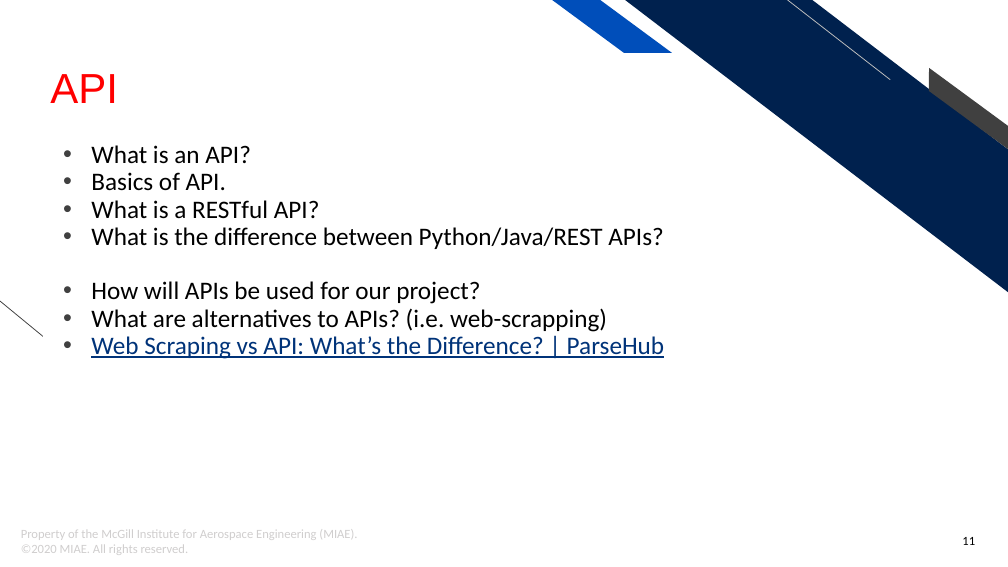
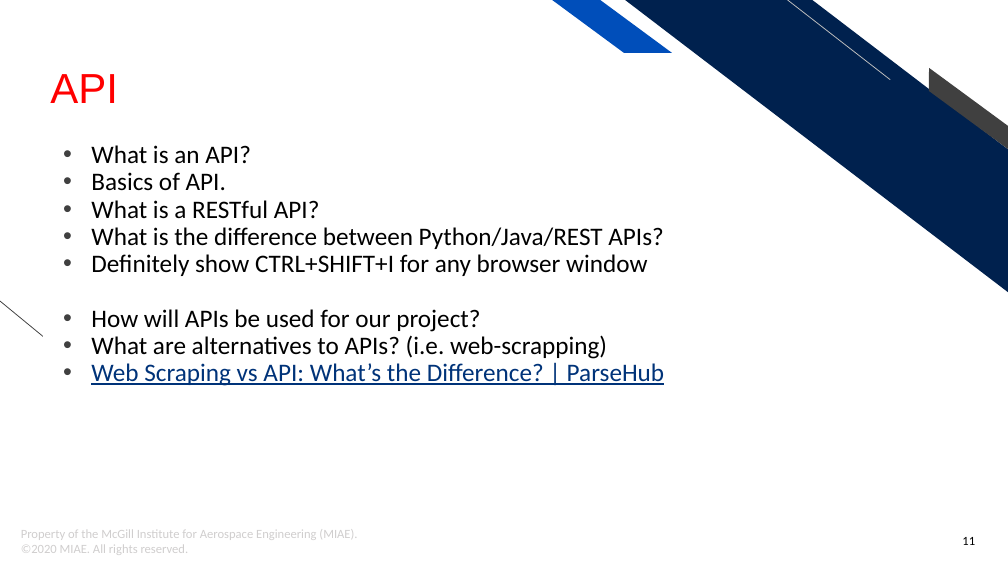
Before and after one commit to mowglu/MIAE-Python, a slide deck: slide 11 of Python Tutorial - MIAE.pptx. Drawn at 1008x567 pixels with LibreOffice and Linux fonts; fonts in the diff are those of the drawing; background and template pictures are left out. Boxes give left, top, right and bottom in pixels: in the first picture for what was removed or moved away, otherwise in the second. Text is boxed around its words. In the diff, an @@ line names an element or a change of style, - is before the commit and + after.

```diff
--- a/Python Tutorial - MIAE.pptx
+++ b/Python Tutorial - MIAE.pptx
@@ text at box(91, 254, 647, 276): paragraph added @@
+• Definitely show CTRL+SHIFT+I for any browser window
```
Also in this commit, not shown: 6 other files.
